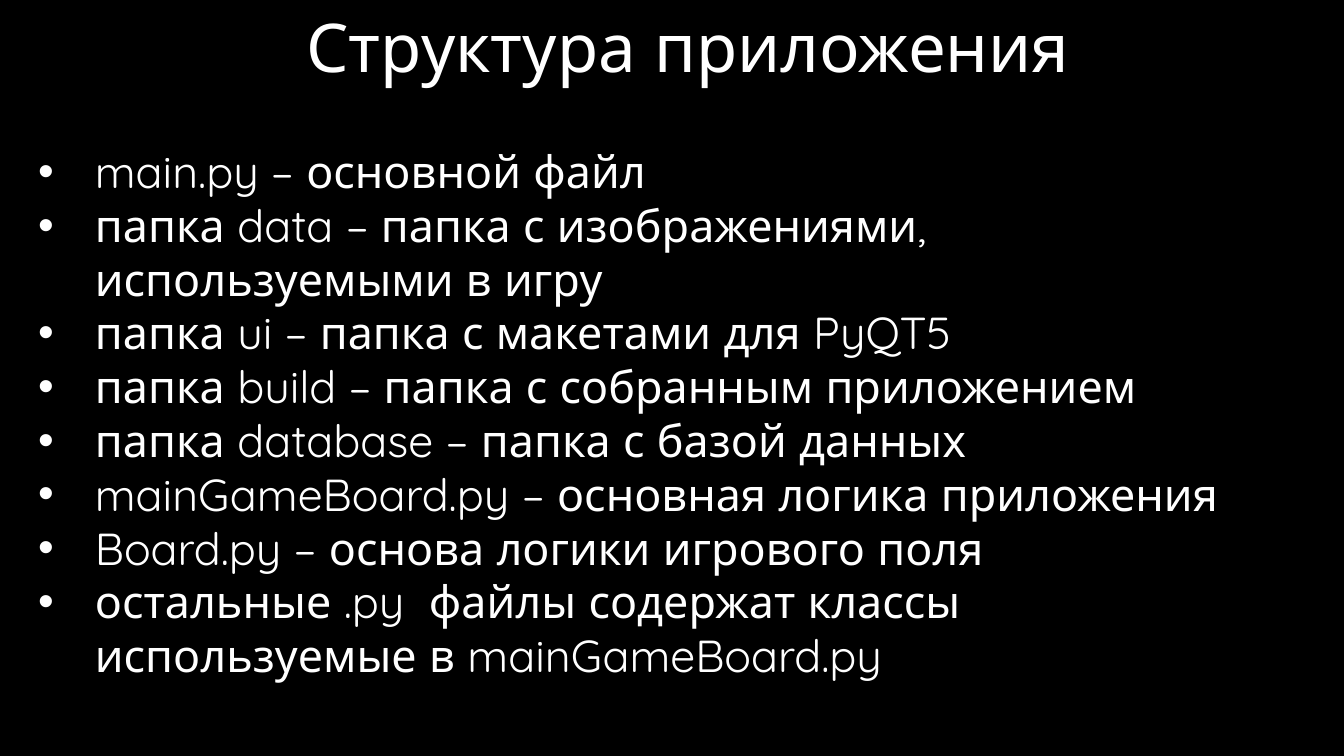
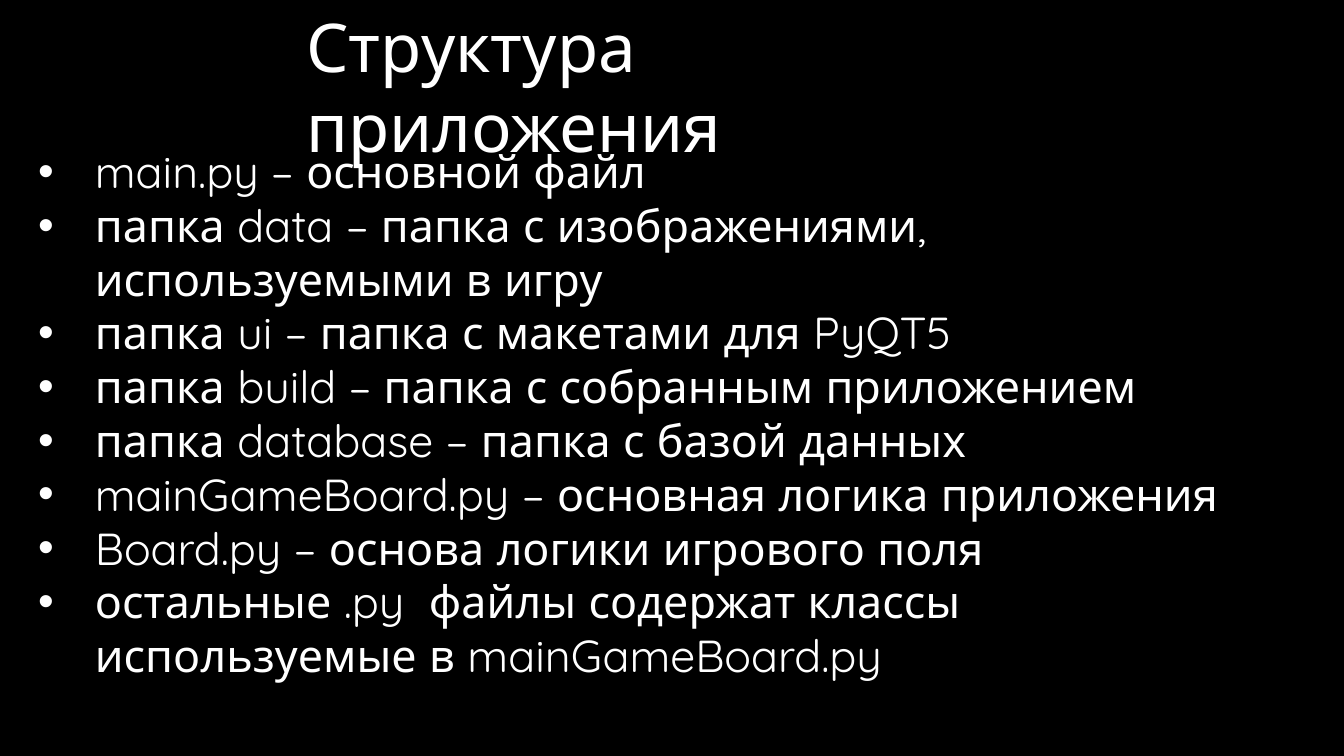
Before and after one commit to Lairty/Kvo-v2, a slide deck: slide 7 of Аннотация к работе.pptx. Drawn at 1344x756 pixels with LibreOffice and Linux fonts; fonts in the diff are those of the drawing; background and template pictures are left out. Boxes give left, top, right and bottom in pixels: in the first picture for what was removed or moved away, otherwise in the second. Text is boxed around its words. In the diff, an @@ line names an element or a change of style, - is before the commit and + after.

```diff
--- a/Аннотация к работе.pptx
+++ b/Аннотация к работе.pptx
@@ text "Структура приложения" rewrapped from [306,23,1069,88] to [306,23,721,170] @@
@@ text "main.py – основной файл" rewrapped from [95,154,1218,683] to [95,147,1218,683] @@
```
Also in this commit, not shown: 9 other slides changed, 1 slide added, 1 slide removed.
